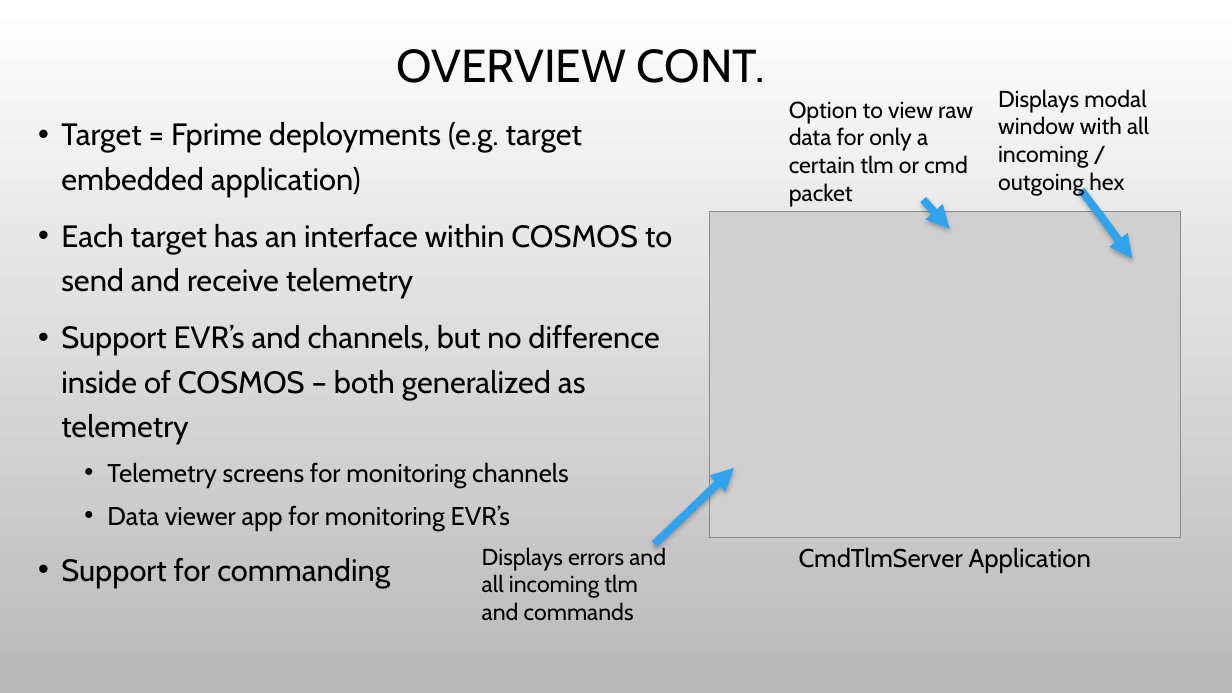
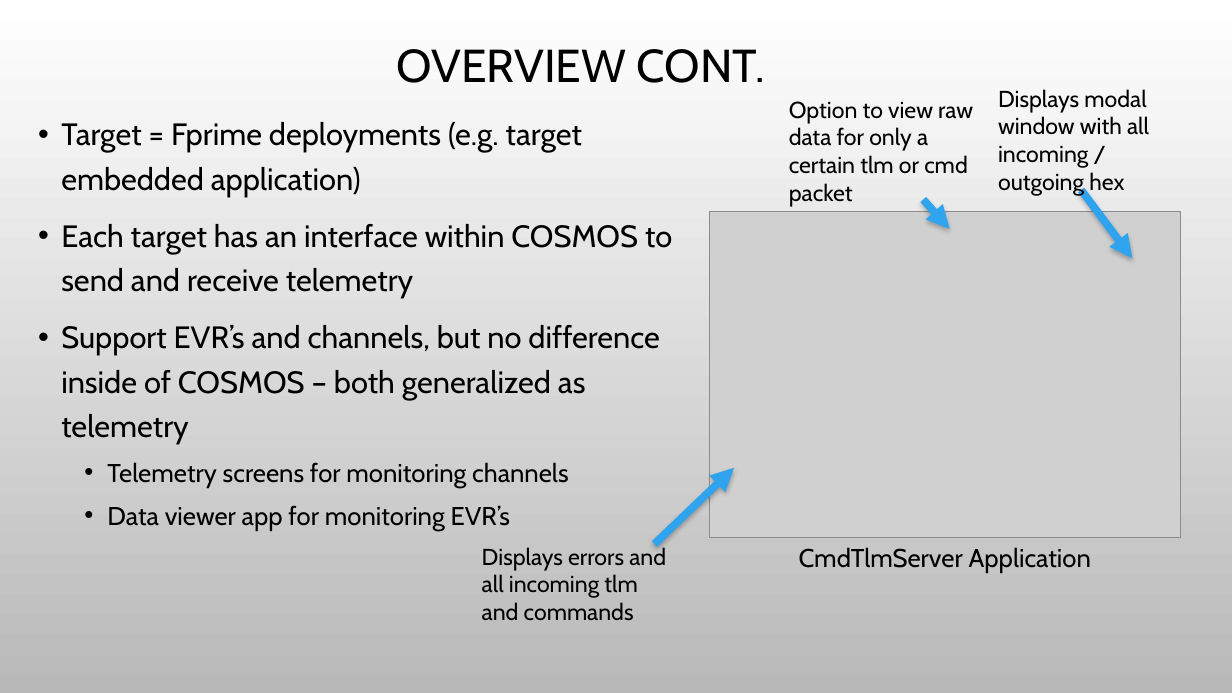
Before and after one commit to JPLOpenSource/fprime-sw-Rel1.0, a slide deck: slide 4 of Autocoders/doc/Cosmos_Presentation.pptx. Drawn at 1232x693 pixels with LibreOffice and Linux fonts; fonts in the diff are those of the drawing; grey boxes stand for pictures; background and template pictures are left out. Boxes give left, top, right and bottom in pixels: in the first picture for what was removed or moved away, otherwise in the second. Text is boxed around its words. In the diff, an @@ line names an element or a change of style, - is before the commit and + after.

```diff
--- a/Autocoders/doc/Cosmos_Presentation.pptx
+++ b/Autocoders/doc/Cosmos_Presentation.pptx
@@ text at bbox=[61, 558, 390, 588]: paragraph removed @@
-• Support for commanding
```
Also in this commit, not shown: 2 other slides changed, 5 other files.
